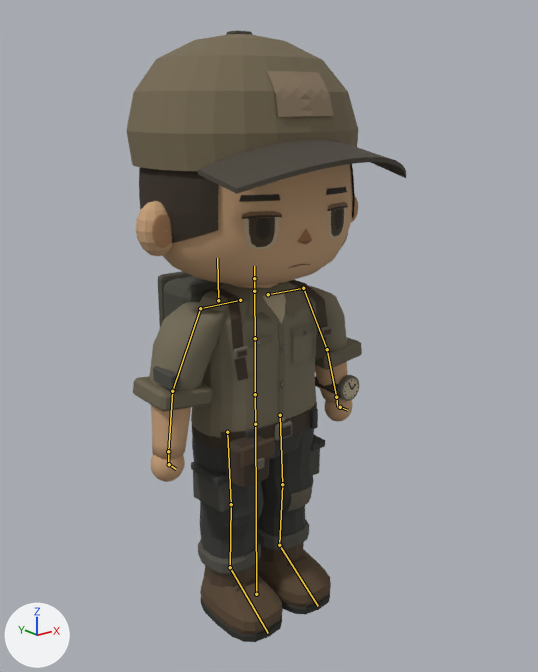
One commit to the glTF model demo13-flashlight/Assets/ChibiSurvivor/Player/CompactSurvivor_Combat.glb: the scene before it, then after it.
Camera for both pictures: a 50 mm camera at (-1.157, -1.506, 1.401) aimed at (0.009, -0.048, 0.817). Arrows for +X, +Y and +Z are at lower left; the lights stay in place. The first picture is the older version. The bones that bend it are drawn over the model as lines.

Objects in the first picture: 'Compact_Backpack', 'Compact_Belt', 'Compact_BeltPouch', 'Compact_Body', 'Compact_Boots', 'Compact_Cap', 'Compact_FaceDetails', 'Compact_Hair', 'Compact_Hands', 'Compact_Head', 'Compact_Shirt', 'Compact_Trousers', 'Compact_Watch'.
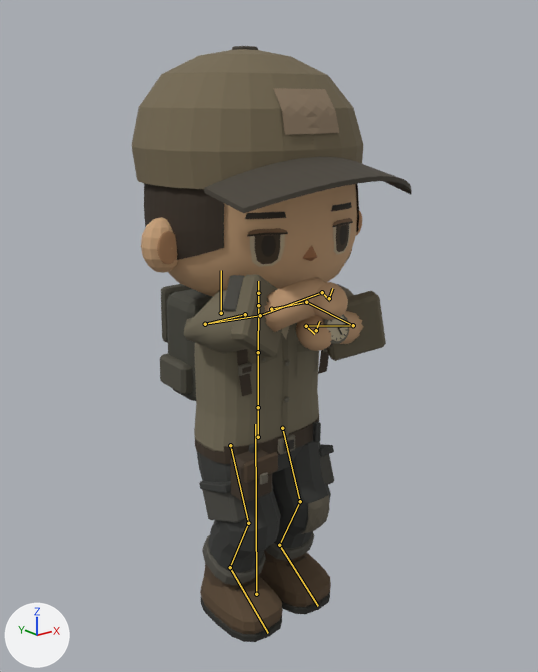
The newer file adds an action. The first version stands in its rest pose; the second is drawn at frame 11 of the action 'Attack_TwoHand_Chop'.

What changed in the scene script:
```text
Change bone_hips:
    where bone_hips = bpy.data.objects['CompactSurvivor_Rig'].pose.bones['Hips']  # child of 'Root'
    bone_hips.location: (0.0, 0.0, 0.0) -> (0.001, -0.036, 0.012)
Change bone_upperarm_l:
    where bone_upperarm_l = bpy.data.objects['CompactSurvivor_Rig'].pose.bones['UpperArm.L']  # child of 'Clavicle.L'
    bone_upperarm_l.rotation_quaternion: (1.0, 0.0, 0.0, 0.0) -> (0.7, -0.686, 0.003, -0.194)  # degrees (0, 0, 0) -> degrees (-87, -15, -17)
Change bone_forearm_l:
    where bone_forearm_l = bpy.data.objects['CompactSurvivor_Rig'].pose.bones['Forearm.L']  # child of 'UpperArm.L'
    bone_forearm_l.rotation_quaternion: (1.0, 0.0, 0.0, 0.0) -> (0.557, 0.12, -0.606, 0.552)  # degrees (0, 0, 0) -> degrees (-66, -54, 126)
Change bone_hand_l:
    where bone_hand_l = bpy.data.objects['CompactSurvivor_Rig'].pose.bones['Hand.L']  # child of 'Forearm.L'
    bone_hand_l.rotation_quaternion: (1.0, 0.0, 0.0, 0.0) -> (0.475, -0.162, 0.365, -0.782)  # degrees (0, 0, 0) -> degrees (-47, 5, -120)
Change bone_upperarm_r:
    where bone_upperarm_r = bpy.data.objects['CompactSurvivor_Rig'].pose.bones['UpperArm.R']  # child of 'Clavicle.R'
    bone_upperarm_r.rotation_quaternion: (1.0, 0.0, 0.0, 0.0) -> (0.595, -0.697, 0.006, 0.399)  # degrees (0, 0, 0) -> degrees (-88, 34, 34)
Change bone_forearm_r:
    where bone_forearm_r = bpy.data.objects['CompactSurvivor_Rig'].pose.bones['Forearm.R']  # child of 'UpperArm.R'
    bone_forearm_r.rotation_quaternion: (1.0, 0.0, 0.0, 0.0) -> (0.624, -0.046, 0.661, -0.4)  # degrees (0, 0, 0) -> degrees (-79, 53, -110)
Change bone_hand_r:
    where bone_hand_r = bpy.data.objects['CompactSurvivor_Rig'].pose.bones['Hand.R']  # child of 'Forearm.R'
    bone_hand_r.rotation_quaternion: (1.0, 0.0, 0.0, 0.0) -> (0.69, 0.058, -0.202, 0.688)  # degrees (0, 0, 0) -> degrees (-12, -21, 92)
Change bone_thigh_l:
    where bone_thigh_l = bpy.data.objects['CompactSurvivor_Rig'].pose.bones['Thigh.L']  # child of 'Hips'
    bone_thigh_l.rotation_quaternion: (1.0, 0.0, 0.0, 0.0) -> (0.986, -0.164, 0.002, 0.001)  # degrees (0, 0, 0) -> degrees (-19, 0, 0)
Change bone_shin_l:
    where bone_shin_l = bpy.data.objects['CompactSurvivor_Rig'].pose.bones['Shin.L']  # child of 'Thigh.L'
    bone_shin_l.rotation_quaternion: (1.0, 0.0, 0.0, 0.0) -> (0.935, 0.353, 0.0, 0.0)  # degrees (0, 0, 0) -> degrees (41, 0, 0)
Change bone_foot_l:
    where bone_foot_l = bpy.data.objects['CompactSurvivor_Rig'].pose.bones['Foot.L']  # child of 'Shin.L'
    bone_foot_l.rotation_quaternion: (1.0, 0.0, 0.0, 0.0) -> (0.98, -0.197, 0.0, 0.0)  # degrees (0, 0, 0) -> degrees (-23, 0, 0)
Change bone_thigh_r:
    where bone_thigh_r = bpy.data.objects['CompactSurvivor_Rig'].pose.bones['Thigh.R']  # child of 'Hips'
    bone_thigh_r.rotation_quaternion: (1.0, 0.0, 0.0, 0.0) -> (0.987, -0.163, 0.002, 0.001)  # degrees (0, 0, 0) -> degrees (-19, 0, 0)
Change bone_shin_r:
    where bone_shin_r = bpy.data.objects['CompactSurvivor_Rig'].pose.bones['Shin.R']  # child of 'Thigh.R'
    bone_shin_r.rotation_quaternion: (1.0, 0.0, 0.0, 0.0) -> (0.935, 0.353, 0.0, 0.0)  # degrees (0, 0, 0) -> degrees (41, 0, 0)
Change bone_foot_r:
    where bone_foot_r = bpy.data.objects['CompactSurvivor_Rig'].pose.bones['Foot.R']  # child of 'Shin.R'
    bone_foot_r.rotation_quaternion: (1.0, 0.0, 0.0, 0.0) -> (0.98, -0.198, 0.0, 0.0)  # degrees (0, 0, 0) -> degrees (-23, 0, 0)
```

Where the change shows, as pixel boxes (x1, y1, x2, y2) in the pictures (538 x 672 px):
'Compact_Cap', posed
    before: (126, 30, 406, 194)
    after: (131, 46, 412, 213)
'Compact_Shirt', posed (11% narrower, 14% taller)
    before: (133, 282, 362, 438)
    after: (183, 274, 386, 452)
'Compact_Head', posed
    before: (136, 164, 358, 285)
    after: (141, 184, 362, 296)
'Compact_Trousers', posed
    before: (191, 408, 325, 575)
    after: (196, 421, 334, 585)
'Compact_Backpack', posed (6% taller)
    before: (158, 271, 332, 381)
    after: (160, 284, 329, 401)
'Compact_Hair', posed
    before: (139, 164, 355, 243)
    after: (144, 183, 359, 260)
'Compact_Body', posed
    before: (151, 283, 348, 459)
    after: (263, 277, 364, 344)
'Compact_FaceDetails', posed
    before: (239, 186, 348, 268)
    after: (245, 202, 353, 267)
'Compact_Hands', posed
    before: (151, 400, 353, 482)
    after: (297, 282, 348, 351)
'Compact_Belt', posed
    before: (192, 401, 317, 450)
    after: (194, 416, 319, 464)
'Compact_BeltPouch', posed
    before: (227, 434, 275, 489)
    after: (231, 448, 278, 503)
'Compact_Watch', posed (37% taller)
    before: (315, 375, 359, 401)
    after: (306, 314, 349, 350)
bone 'Hips', root to tip
    before: (255, 424) to (255, 394)
    after: (258, 437) to (258, 407)
bone 'UpperArm.L', root to tip
    before: (303, 288) to (327, 349)
    after: (306, 302) to (353, 325)
bone 'Forearm.L', root to tip
    before: (327, 349) to (336, 397)
    after: (353, 325) to (306, 326)
bone 'Hand.L', root to tip
    before: (336, 397) to (337, 407)
    after: (306, 326) to (314, 334)
bone 'UpperArm.R', root to tip
    before: (200, 308) to (172, 391)
    after: (205, 324) to (260, 315)
bone 'Forearm.R', root to tip
    before: (172, 391) to (168, 451)
    after: (260, 315) to (322, 292)
bone 'Hand.R', root to tip
    before: (168, 451) to (168, 463)
    after: (322, 292) to (330, 301)
bone 'Thigh.L', root to tip
    before: (280, 415) to (282, 484)
    after: (282, 428) to (300, 501)
bone 'Shin.L', root to tip
    before: (282, 484) to (279, 545)
    after: (300, 501) to (279, 545)
bone 'Thigh.R', root to tip
    before: (227, 432) to (231, 504)
    after: (230, 445) to (248, 523)
bone 'Shin.R', root to tip
    before: (231, 504) to (230, 567)
    after: (248, 523) to (230, 567)
